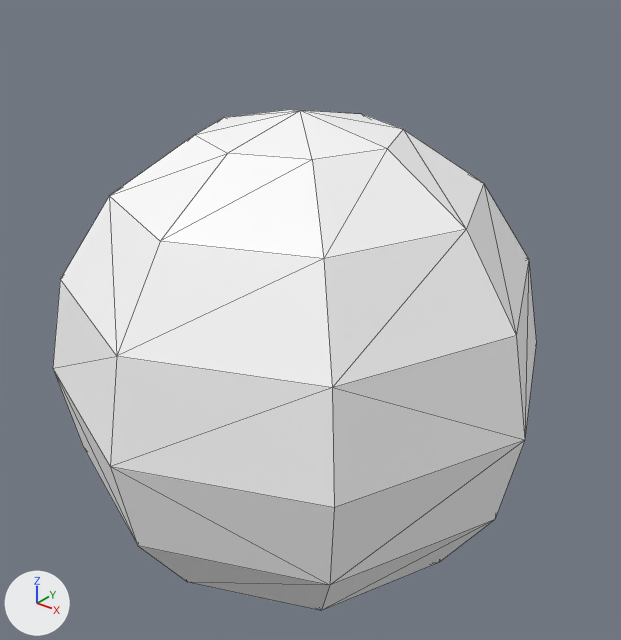
A saved change to the OBJ model DirectXGame/Resources/deathParticle/deathParticle.obj.
Before and after are seen from a 50 mm camera at (0.497, -0.606, 0.42) aimed at (-0.003, 0.018, 0.033). The axes (+X, +Y, +Z) are drawn at lower left. The lights are the same throughout. The older version comes first. Mesh edges are drawn as thin lines. Where no turn or scale is listed for an object, it has been applied to the vertices.

Objects in the first picture: '球'.
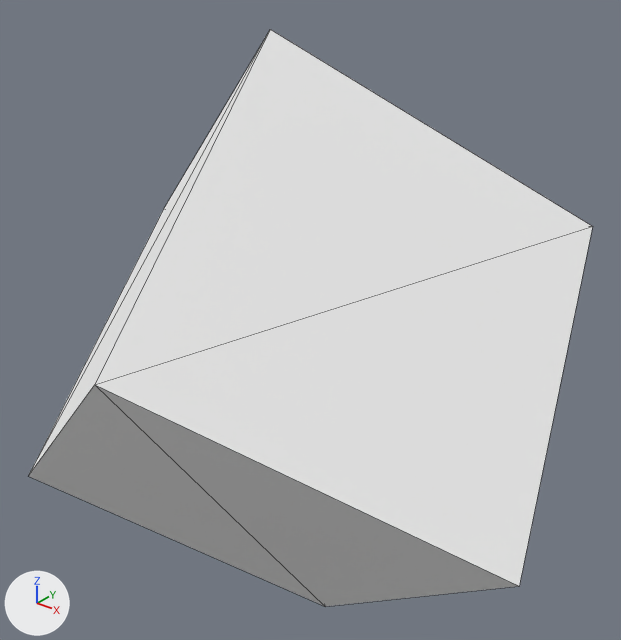
What differs and where, as boxes (x1, y1, x2, y2) in the pictures (621 x 640 px):
'球', reshaped (17% wider, 15% taller): before (53, 110, 536, 611); after (29, 29, 593, 606)

Diff of the bpy script that builds the scene:
```diff
--- a/DirectXGame/Resources/deathParticle/deathParticle.obj.py
+++ b/DirectXGame/Resources/deathParticle/deathParticle.obj.py
@@ me_球 @@
 # used by ob_球; location = (0.0, 0.0, 0.0)
-me_球.from_pydata(...)  # 58 vertices, 112 faces; spans x -0.25..0.25, y -0.25..0.25, z -0.25..0.25
+me_球.from_pydata(...)  # 8 vertices, 12 faces; spans x -0.298..0.298, y -0.293..0.293, z -0.317..0.317
+# me_球 part 1: the whole mesh is rebuilt
 me_球.materials.append(mat_material)
```
